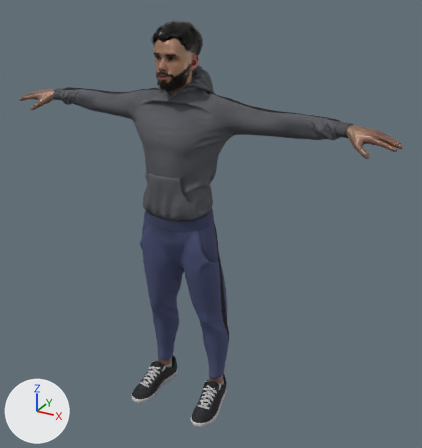
The glTF model public/characters/player.glb as it was, and as the next commit left it.
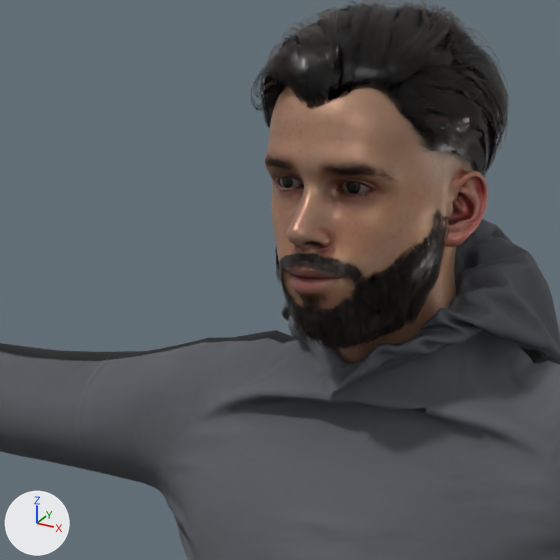
The first picture shows the older version from a camera (50 mm lens) standing at (1.252, -2.021, 1.963) and looking at (0.104, 0.068, 0.919). The close-ups show the older and then the newer version on the part from 24% to 51% of the width and 5% to 30% of the height of that picture. Only the edits that show in the close-ups are written down. The lights are fixed; the arrows at lower left show +X, +Y and +Z.

Names of what the first close-up shows: 'Ch08_Beard', 'Ch08_Body', 'Ch08_Hair', 'Ch08_Hoodie' and 1 more.
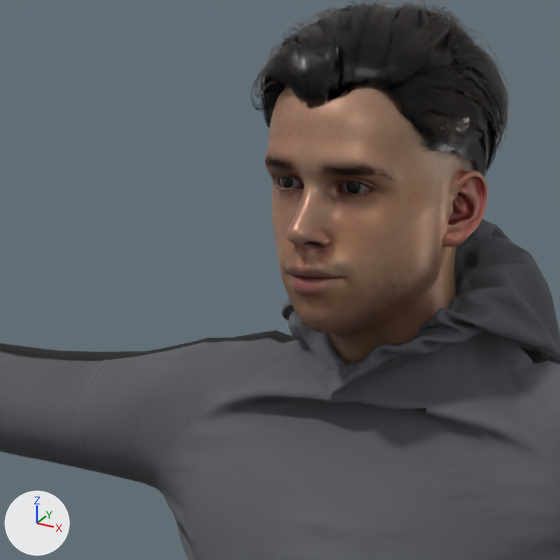
The change, as a diff of the scene's bpy script:
```diff
--- a/public/characters/player.glb.py
+++ b/public/characters/player.glb.py
@@ ob_ch08_beard @@
-ob_ch08_beard = bpy.data.objects.new('Ch08_Beard', me_ch08_beard)
+ob_ch08_beard = bpy.data.objects.new('Ch08_Beard', None)
 ob_ch08_beard.location = (0.0, 0.0, 0.0)
```

Pixel boxes [x1, y1, x2, y2] of what changed, in the close-ups (560 x 560 px):
'Ch08_Beard', no longer drawn: before [275, 200, 450, 351]
